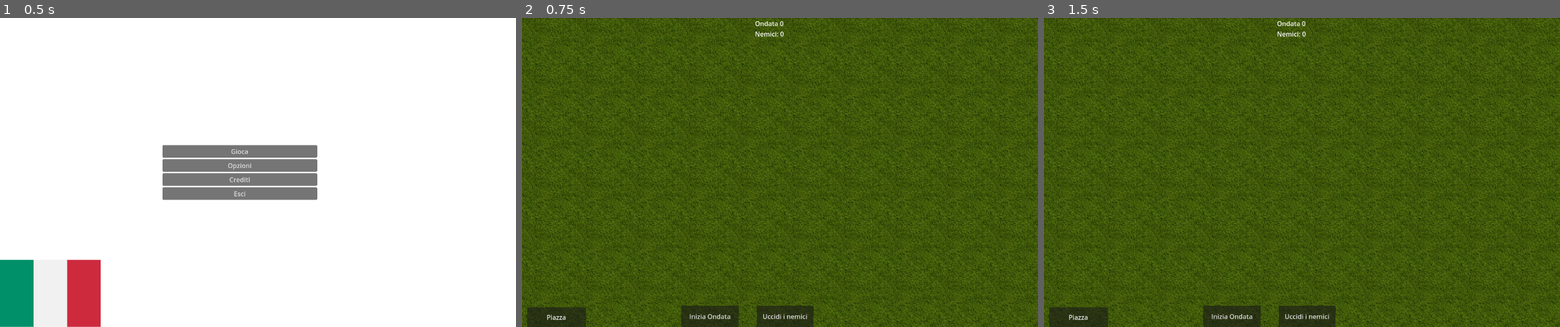
Above: before the commit, frames 1-3 (left to right).
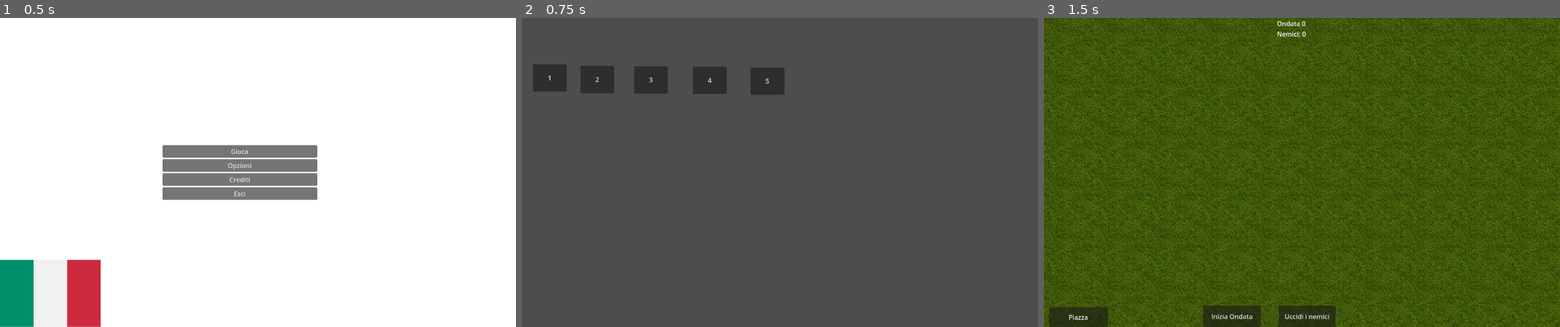
Above: after the commit, the same moments.

Repository: Gabbosenpai/Project-Hydra
Game: Godot game, scene res://Scenes/menu.tscn
Same seed, same stepped clock (60 frames per second), same inputs: the game is played once before the commit and once after it.
Inputs (mouse positions are in pixels of both pictures, inside the frame that each line leads up to):
- Up to frame 1 (0.5 s): no input
- Up to frame 2 (0.75 s): click "Gioca" at 0.5 s
- Up to frame 3 (1.5 s): click (1069, 76) at 1.25 s, where only the run after the commit has a clickable "1"

Frame 1 is identical in both runs. In frame 2, 100% of the frame differs, in the area x 0-100%, y 0-100%; in frame 3, nothing differs.

Commit message:
Ultime modifiche prima del merge

Diff:
--- /dev/null
+++ b/Scenes/level_selection.tscn
@@ -0,0 +1,52 @@
+[gd_scene load_steps=2 format=3 uid="uid://cd41ts1gil5l5"]
+
+[ext_resource type="Script" uid="uid://erjs2kqbx7gu" path="res://Scripts/Main Menu/level_selection.gd" id="1_1m0xv"]
+
+[node name="Control" type="Control"]
+layout_mode = 3
+anchors_preset = 0
+offset_right = 40.0
+offset_bottom = 40.0
+script = ExtResource("1_1m0xv")
+
+[node name="Level1" type="Button" parent="."]
+layout_mode = 0
+offset_left = 27.0
+offset_top = 115.0
+offset_right = 111.0
+offset_bottom = 183.0
+text = "1"
+
+[node name="Level2" type="Button" parent="."]
+layout_mode = 0
+offset_left = 145.0
+offset_top = 119.0
+offset_right = 229.0
+offset_bottom = 187.0
+text = "2"
+
+[node name="Level3" type="Button" parent="."]
+layout_mode = 0
+offset_left = 278.0
+offset_top = 120.0
+offset_right = 362.0
+offset_bottom = 188.0
+text = "3"
+
+[node name="Level4" type="Button" parent="."]
+layout_mode = 0
+offset_left = 424.0
+offset_top = 121.0
+offset_right = 508.0
+offset_bottom = 189.0
+text = "4"
+
+[node name="Level5" type="Button" parent="."]
+layout_mode = 0
+offset_left = 567.0
+offset_top = 123.0
+offset_right = 651.0
+offset_bottom = 191.0
+text = "5"
+
+[connection signal="pressed" from="Level1" to="." method="_on_level_1_pressed"]
--- a/Scripts/AudioManager.gd
+++ b/Scripts/AudioManager.gd
@@ -71,3 +71,11 @@
 	else:
 		if music_player:
 			music_player.volume_db = linear_to_db(music_volume)
+
+
+func play_music(music_stream: AudioStream) -> void:
+	if music_player:
+		music_player.stop()
+		music_player.stream = music_stream
+		music_player.volume_db = linear_to_db(music_volume)
+		music_player.play()
--- /dev/null
+++ b/Scripts/Main Menu/level_selection.gd
@@ -0,0 +1,9 @@
+extends Control
+
+#tutto da aggiornare con gli altri 4 livelli
+
+func _on_level_1_pressed() -> void:
+	var level_music = preload("res://Assets/Sound/OST/The Whole Other - 8-Bit Dreamscape NO COPYRIGHT 8-bit Music( PRIMA WAVE LEVEL).mp3")
+	AudioManager.play_music(level_music)
+
+	get_tree().change_scene_to_file("res://Scenes/Lvl1.tscn")
--- a/Scripts/Main Menu/menu.gd
+++ b/Scripts/Main Menu/menu.gd
@@ -6,9 +6,10 @@
 
 #se clicco gioca ferma l'OST del menù
 func _on_play_button_pressed() -> void:
-	AudioManager.music_player.stop()
+
   #Ferma la musica del menu
-	get_tree().change_scene_to_file("res://Scenes/Lvl1.tscn")
+	get_tree().change_scene_to_file("res://Scenes/level_selection.tscn")
+
 
 func _on_quit_button_pressed() -> void:
 	get_tree().quit()
--- a/Scripts/main.gd
+++ b/Scripts/main.gd
@@ -55,7 +55,7 @@
 var current_mode = Mode.NONE
 
 # --- FUNZIONE CHIAMATA OGNI FRAME ---
-func _process(delta):
+func _process(_delta):
 	button_remove.visible = not plants.is_empty()
 	# Se non siamo in nessuna modalità attiva, nascondi l'highlight e non fare altro
 	if current_mode == Mode.NONE:
Not shown, added: Assets/Sound/OST/The Whole Other - 8-Bit Dreamscape NO COPYRIGHT 8-bit Music( PRIMA WAVE LEVEL).mp3.import
Not shown, removed: Assets/Sound/OST/The Whole Other - 8-Bit Dreamscape ♫ NO COPYRIGHT 8-bit Music(UNA DELLE PRIME WAVE LEVEL).mp3.import
Not shown, added: Scripts/Main Menu/level_selection.gd.uid
Not shown, added: Assets/Sound/OST/The Whole Other - 8-Bit Dreamscape NO COPYRIGHT 8-bit Music( PRIMA WAVE LEVEL).mp3
Not shown, removed: Assets/Sound/OST/The Whole Other - 8-Bit Dreamscape ♫ NO COPYRIGHT 8-bit Music(UNA DELLE PRIME WAVE LEVEL).mp3
